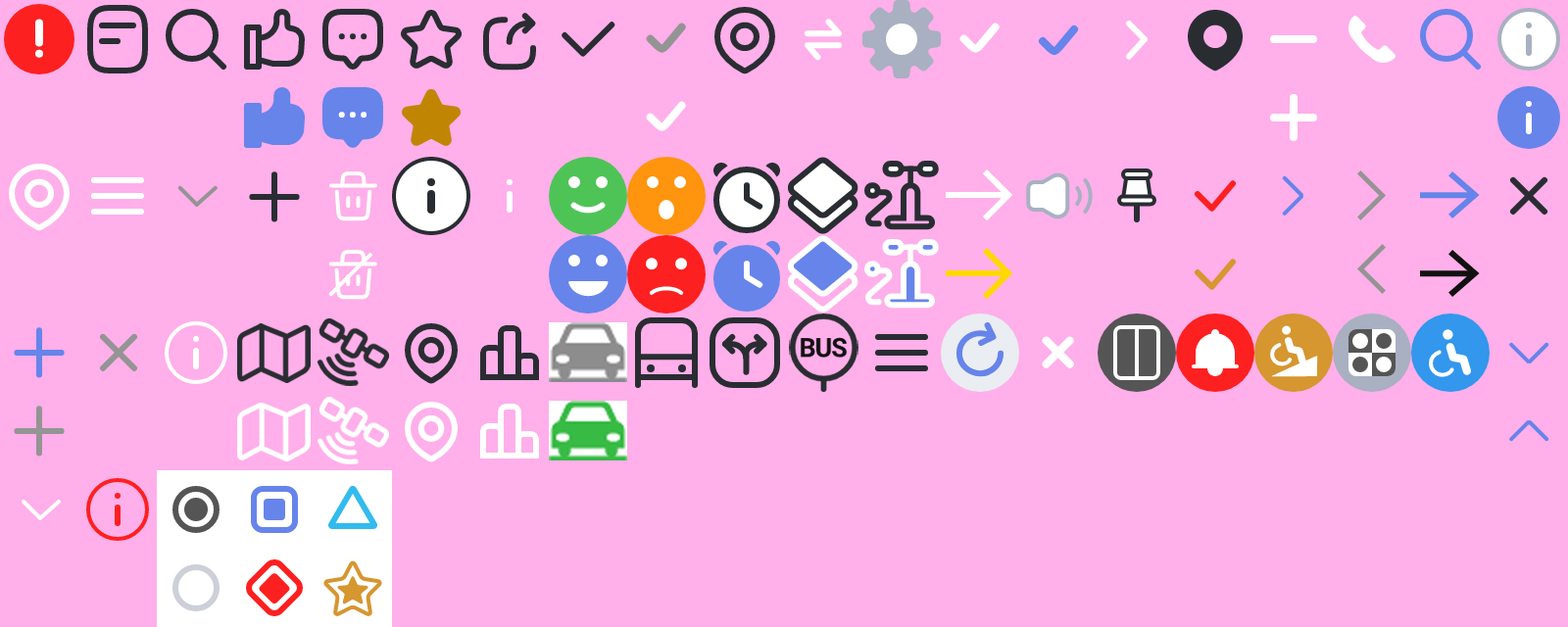
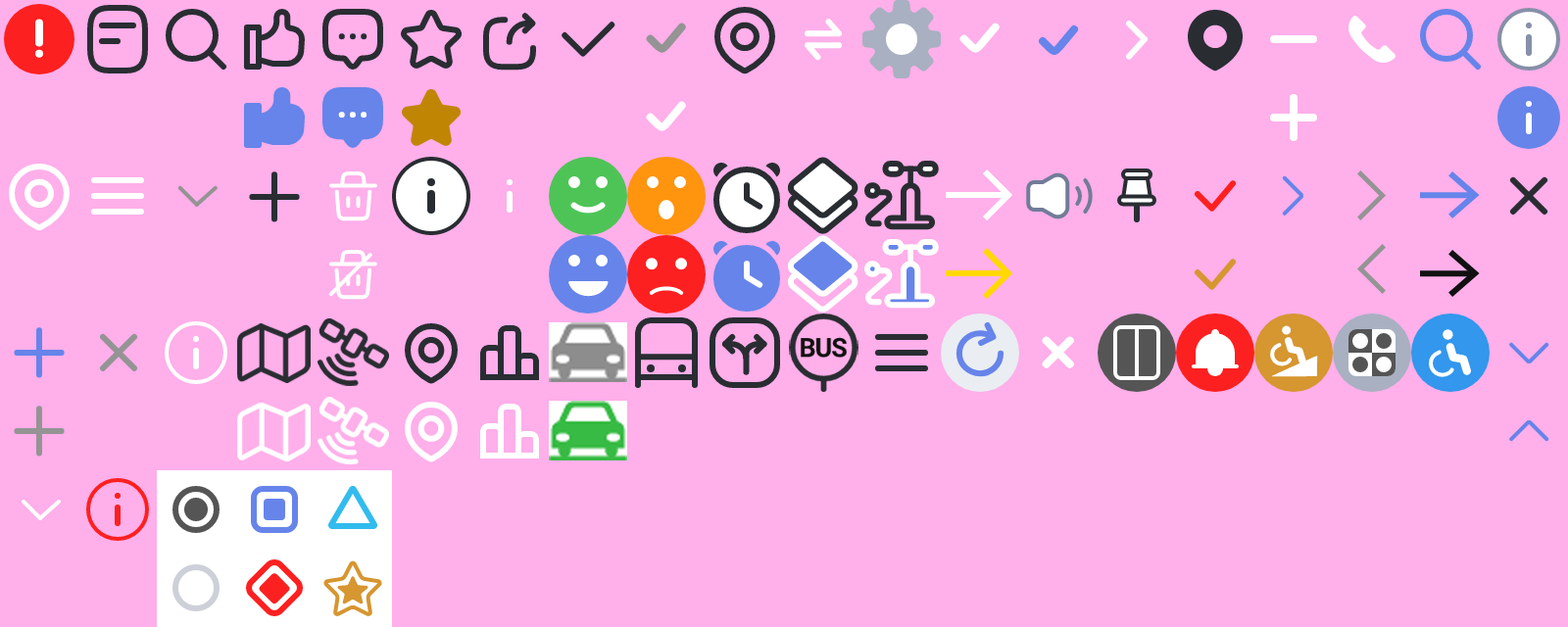
Two versions of the same layered image (1568 × 627). Layer-by-layer changes:
painted on "Layer 80" over [1026, 172, 1093, 220]
painted on "Layer 50" over [1497, 7, 1561, 71]
